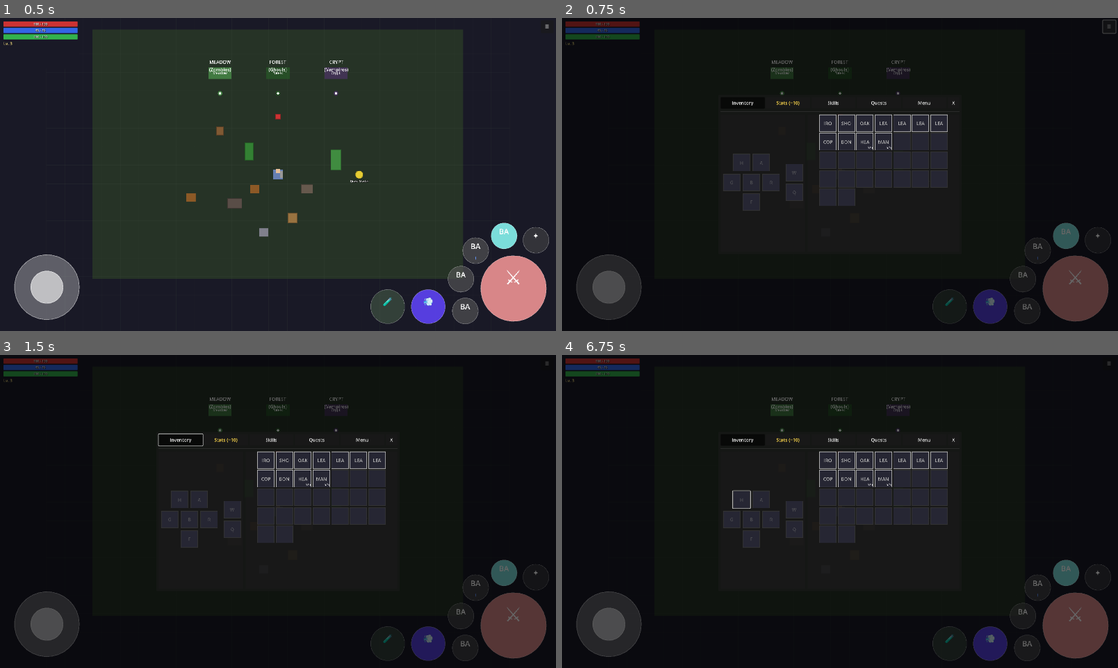
Above: before the commit, frames 1-4 (two rows, left to right).
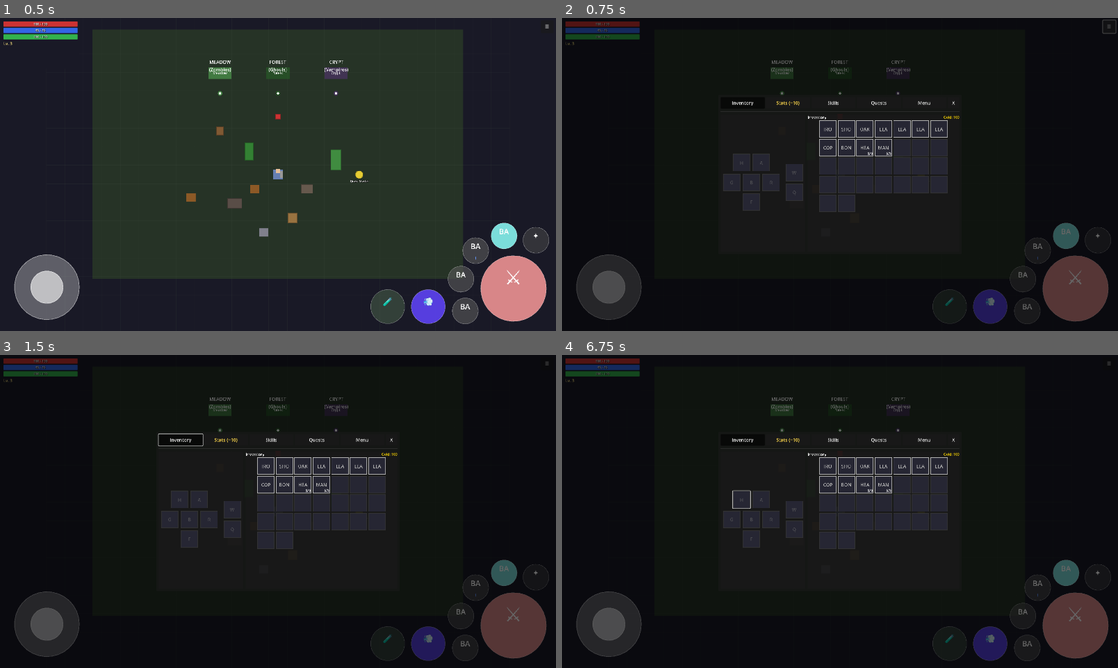
Above: after the commit, the same moments.

Repository: MatousHruska/MobileTestia
Game: Godot game, scene res://scenes/world/test_zone.tscn
The game is run twice, just before and just after one commit, with the same random seed, the same clock (stepped at 60 frames per second) and the same inputs.
Inputs:
- Up to frame 1 (0.5 s): no input
- Up to frame 2 (0.75 s): click "☰" at 0.5 s
- Up to frame 3 (1.5 s): click "Inventory" at 1.25 s
- Up to frame 4 (6.75 s): click "Stats (+10)" at 2 s; click "Skills" at 2.75 s; click "Quests" at 3.5 s; click "Active" at 4.25 s; click "Completed" at 5 s; click "Inventory" at 5.75 s; click "H" at 6.5 s

Frame 1 is identical in both runs. In frame 2, 1.8% of the frame differs, in the area x 44-72%, y 30-62%; in frame 3, 1.8%; in frame 4, 1.8%.

Commit message:
Add Inventory header with gold counter above backpack grid
- Header row with "Inventory" left-aligned and "Gold: X" right-aligned
- 8px gap between header and inventory grid
- Gold counter updates dynamically

Diff:
--- a/scripts/ui/inventory/inventory_panel.gd
+++ b/scripts/ui/inventory/inventory_panel.gd
@@ -55,6 +55,7 @@
 var item_popup: Control  # ItemDetailPopup instance
 var equip_margin: MarginContainer
 var backpack_margin: MarginContainer
+var gold_label: Label
 
 ## Slot tracking
 var equipment_slots: Dictionary = {}  # EquipSlot -> InventorySlot
@@ -177,6 +178,30 @@
 	backpack_margin.name = "BackpackMargin"
 	backpack_panel.add_child(backpack_margin)
 
+	# Main VBox for header + scrollable content
+	var backpack_vbox := VBoxContainer.new()
+	backpack_vbox.name = "BackpackVBox"
+	backpack_vbox.add_theme_constant_override("separation", 8)  # Gap between header and inventory
+	backpack_margin.add_child(backpack_vbox)
+
+	# Header row: "Inventory" left, Gold right
+	var header_row := HBoxContainer.new()
+	header_row.name = "HeaderRow"
+	backpack_vbox.add_child(header_row)
+
+	var inventory_label := Label.new()
+	inventory_label.text = "Inventory"
+	inventory_label.size_flags_horizontal = SIZE_EXPAND_FILL
+	inventory_label.add_theme_font_size_override("font_size", 14)
+	header_row.add_child(inventory_label)
+
+	gold_label = Label.new()
+	gold_label.name = "GoldLabel"
+	gold_label.text = "Gold: 0"
+	gold_label.add_theme_font_size_override("font_size", 12)
+	gold_label.modulate = Color(1.0, 0.85, 0.0)
+	header_row.add_child(gold_label)
+
 	# Scroll container for vertical scrolling when content overflows
 	var scroll_container := ScrollContainer.new()
 	scroll_container.name = "BackpackScroll"
@@ -184,10 +209,10 @@
 	scroll_container.size_flags_vertical = SIZE_EXPAND_FILL
 	scroll_container.horizontal_scroll_mode = ScrollContainer.SCROLL_MODE_DISABLED
 	scroll_container.vertical_scroll_mode = ScrollContainer.SCROLL_MODE_AUTO
-	backpack_margin.add_child(scroll_container)
+	backpack_vbox.add_child(scroll_container)
 
 	# Update margins when panel resizes
-	backpack_panel.resized.connect(_on_panel_resized.bind(backpack_panel, backpack_margin, scroll_container, true))
+	backpack_panel.resized.connect(_on_panel_resized.bind(backpack_panel, backpack_margin, backpack_vbox, true))
 
 	# Grid container - center-aligned using HBoxContainer
 	var grid_row := HBoxContainer.new()
@@ -278,12 +303,14 @@
 	Inventory.equipment_changed.connect(_on_equipment_changed)
 	Inventory.item_selected.connect(_on_item_selected)
 	Inventory.item_deselected.connect(_on_item_deselected)
+	Inventory.gold_changed.connect(_on_gold_changed)
 	Inventory.swap_mode_changed.connect(_on_swap_mode_changed)
 
 
 func _refresh_all() -> void:
 	_refresh_equipment()
 	_refresh_backpack()
+	_refresh_gold()
 
 
 func _refresh_equipment() -> void:
@@ -325,6 +352,9 @@
 		)
 
 
+func _refresh_gold() -> void:
+	if gold_label:
+		gold_label.text = "Gold: %d" % Inventory.gold
 
 
 ## Public method to force refresh all UI (called when panel becomes visible)
@@ -382,6 +412,8 @@
 	item_popup.hide_popup()
 
 
+func _on_gold_changed(_new_amount: int) -> void:
+	_refresh_gold()
 
 
 func _on_swap_mode_changed(active: bool) -> void:
